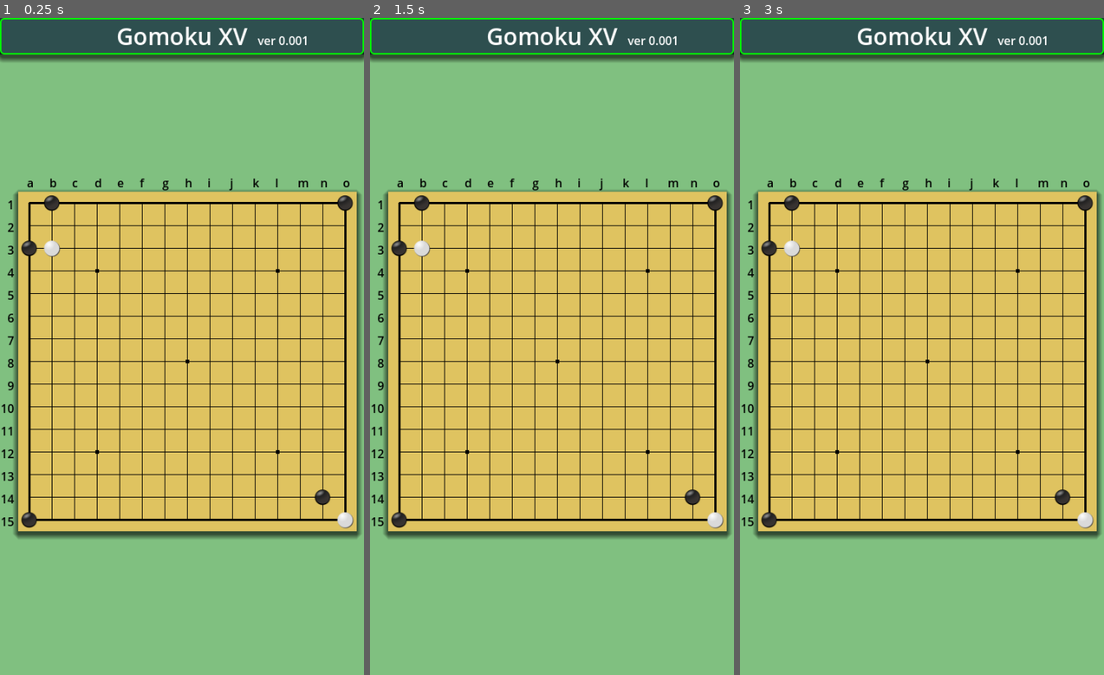
Above: before the commit, frames 1-3 (left to right).
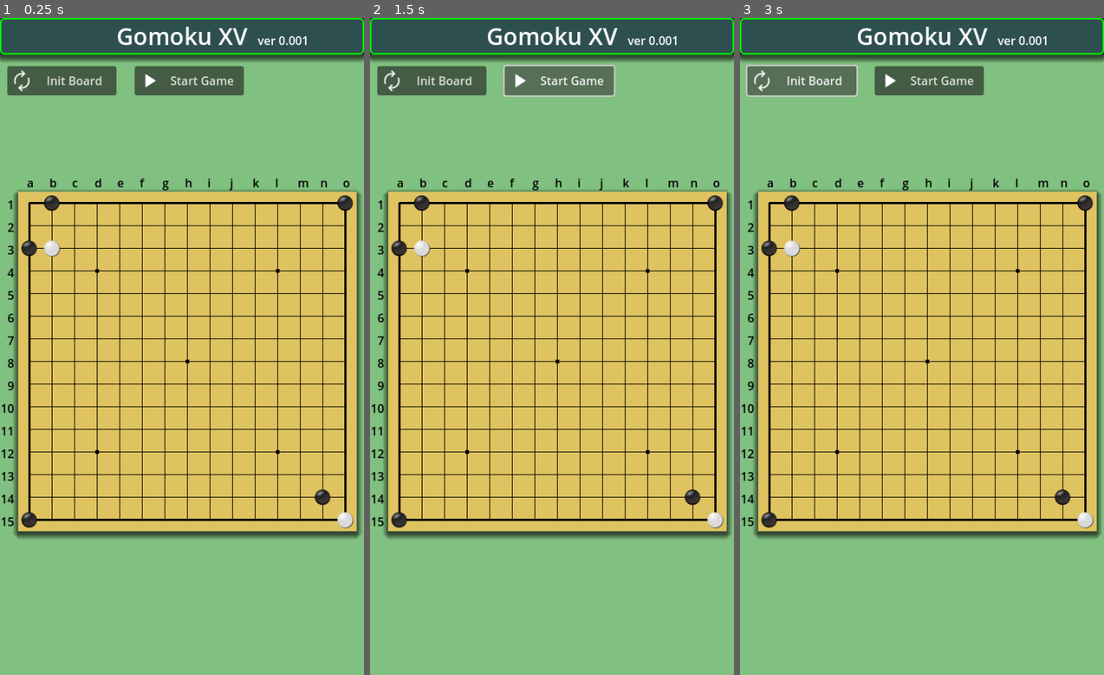
Above: after the commit, the same moments.

Repository: vivisuke/Gomoku15
Game: Godot game, scene res://main_scene.tscn
The game is run twice, just before and just after one commit, with the same random seed, the same clock (stepped at 60 frames per second) and the same inputs.
Inputs (mouse positions are in pixels of both pictures, inside the frame that each line leads up to):
- Up to frame 1 (0.25 s): no input
- Up to frame 2 (1.5 s): click (431, 83) at 0.5 s, where only the run after the commit has a clickable "Init Board"; click (559, 83) at 1.25 s, where only the run after the commit has a clickable "Start Game"
- Up to frame 3 (3 s): click (929, 83) at 2 s, where only the run after the commit has a clickable "Start Game"; click (801, 83) at 2.75 s, where only the run after the commit has a clickable "Init Board"

The runs differ from the first frame. In frame 1, 2.7% of the frame differs, in the area x 2-68%, y 7-12%; in frame 2, 2.8%; in frame 3, 2.9%, in the area x 1-68%, y 7-12%.

Commit message:
0008 ◎ C 09/26 09/26 0.001│ToDo│【Init Borad】、【Start Game】ボタン設置

Diff:
--- a/Gomoku15/main_scene.tscn
+++ b/Gomoku15/main_scene.tscn
@@ -6,6 +6,9 @@
 [ext_resource type="Script" path="res://scripts/Grid.gd" id="3_wqwvs"]
 [ext_resource type="Texture2D" uid="uid://odir3pu3o3vw" path="res://images/black_31.png" id="4_x3uc8"]
 [ext_resource type="Texture2D" uid="uid://ccn0u3svlt0m6" path="res://images/white_31.png" id="5_0fuu7"]
+[ext_resource type="Texture2D" uid="uid://bmkivh14ecwf1" path="res://images/autorenew_white_32.png" id="7_5hxt1"]
+[ext_resource type="Texture2D" uid="uid://buv5opysoy8ff" path="res://images/play_arrow_white_32.png" id="8_ohweq"]
+[ext_resource type="Texture2D" uid="uid://bt67q3bcmc8ab" path="res://images/stop_white_32.png" id="9_l4qj8"]
 
 [sub_resource type="TileSetAtlasSource" id="TileSetAtlasSource_m1i2o"]
 texture = ExtResource("4_x3uc8")
@@ -72,3 +75,34 @@
 tile_set = SubResource("TileSet_u5f6f")
 format = 2
 layer_0/tile_data = PackedInt32Array(0, 1, 0, 917518, 1, 0, 131073, 1, 0, 1, 0, 0, 851981, 0, 0, 917504, 0, 0, 14, 0, 0)
+
+[node name="InitButton" type="Button" parent="."]
+offset_left = 10.0
+offset_top = 66.0
+offset_right = 160.0
+offset_bottom = 106.0
+text = "Init Board"
+icon = ExtResource("7_5hxt1")
+
+[node name="StartStopButton" type="Button" parent="."]
+offset_left = 185.0
+offset_top = 66.0
+offset_right = 335.0
+offset_bottom = 106.0
+text = "Start Game"
+icon = ExtResource("8_ohweq")
+
+[node name="PlayTexture" type="TextureRect" parent="StartStopButton"]
+layout_mode = 0
+offset_left = -284.0
+offset_right = -244.0
+offset_bottom = 40.0
+texture = ExtResource("8_ohweq")
+
+[node name="StopTexture" type="TextureRect" parent="StartStopButton"]
+layout_mode = 0
+offset_left = -284.0
+offset_top = 61.0
+offset_right = -244.0
+offset_bottom = 101.0
+texture = ExtResource("9_l4qj8")
Not shown: 1 places in Gomoku15/main_scene.tscn that only renumber resources
Not shown, changed: Gomoku15.spr
